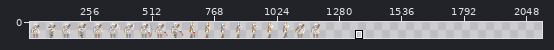
File history of a sprite sheet, assets/skeleton.png. The first picture is a wide view before the edit; the outline marks the close-up.
Close-up. Before:
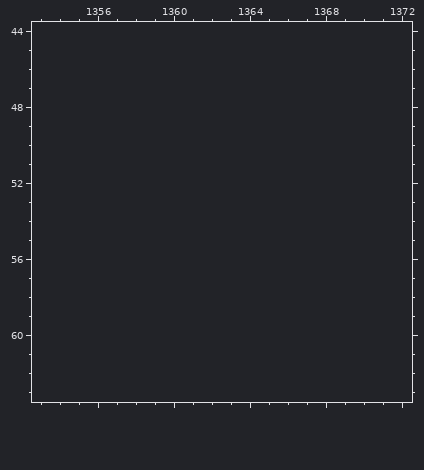
The file is 1216x64 pixels. Shown: x 1353..1372, y 44..63. The old version is drawn lined up with the new one, on the new canvas. The wide view leaves out empty margins. The commit also changed other parts of the picture, which this record leaves out.
The same view after the edit:
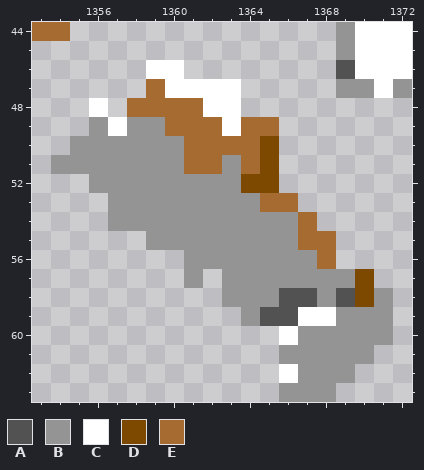
Palette (. is transparent): A #525252  B #949494  C #ffffff  D #7d4900  E #a56b31
What changed:
{"change": "canvas 1216x64 -> 2112x64"}
{"y":44,"x":1353,"old":"..","new":"EE"}
{"y":44,"x":1369,"old":"....","new":"BCCC"}
{"y":45,"x":1369,"old":"....","new":"BCCC"}
{"y":46,"x":1359,"old":"..","new":"CC"}
{"y":46,"x":1369,"old":"....","new":"ACCC"}
{"y":47,"x":1359,"old":".....","new":"ECCCC"}
{"y":47,"x":1369,"old":"....","new":"BBCB"}
{"y":48,"x":1356,"old":".","new":"C"}
{"y":48,"x":1358,"old":"......","new":"EEEECC"}
{"y":49,"x":1356,"old":"..........","new":"BCBBEEECEE"}
{"y":50,"x":1355,"old":"...........","new":"BBBBBBEEEED"}
{"y":51,"x":1354,"old":"............","new":"BBBBBBBEEBED"}
{"y":52,"x":1356,"old":"..........","new":"BBBBBBBBDD"}
{"y":53,"x":1357,"old":"..........","new":"BBBBBBBBEE"}
{"y":54,"x":1357,"old":"...........","new":"BBBBBBBBBBE"}
{"y":55,"x":1359,"old":"..........","new":"BBBBBBBBEE"}
{"y":56,"x":1361,"old":"........","new":"BBBBBBBE"}
{"y":57,"x":1361,"old":".","new":"B"}
{"y":57,"x":1363,"old":"........","new":"BBBBBBBD"}
{"y":58,"x":1363,"old":".........","new":"BBBAABADB"}
{"y":59,"x":1364,"old":"........","new":"BAACCBBB"}
{"y":60,"x":1366,"old":"......","new":"CBBBBB"}
{"y":61,"x":1366,"old":".....","new":"BBBBB"}
{"y":62,"x":1366,"old":"....","new":"CBBB"}
{"y":63,"x":1366,"old":"...","new":"BBB"}
{"label":"added","picture_box":[32,22,412,402]}
